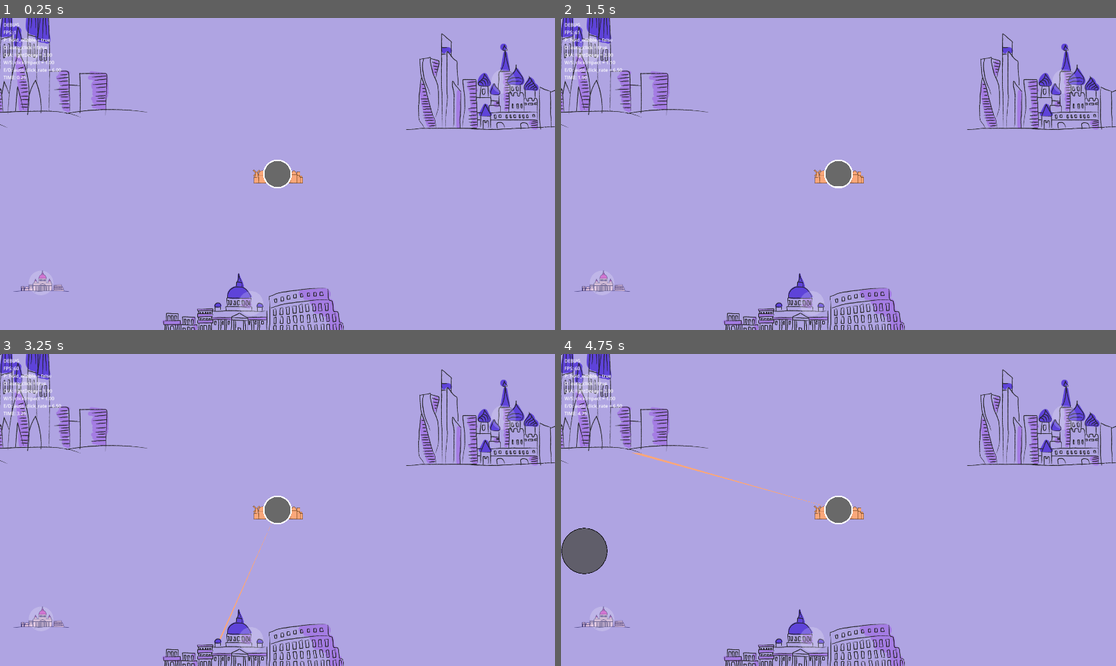
Above: before the commit, frames 1-4 (two rows, left to right).
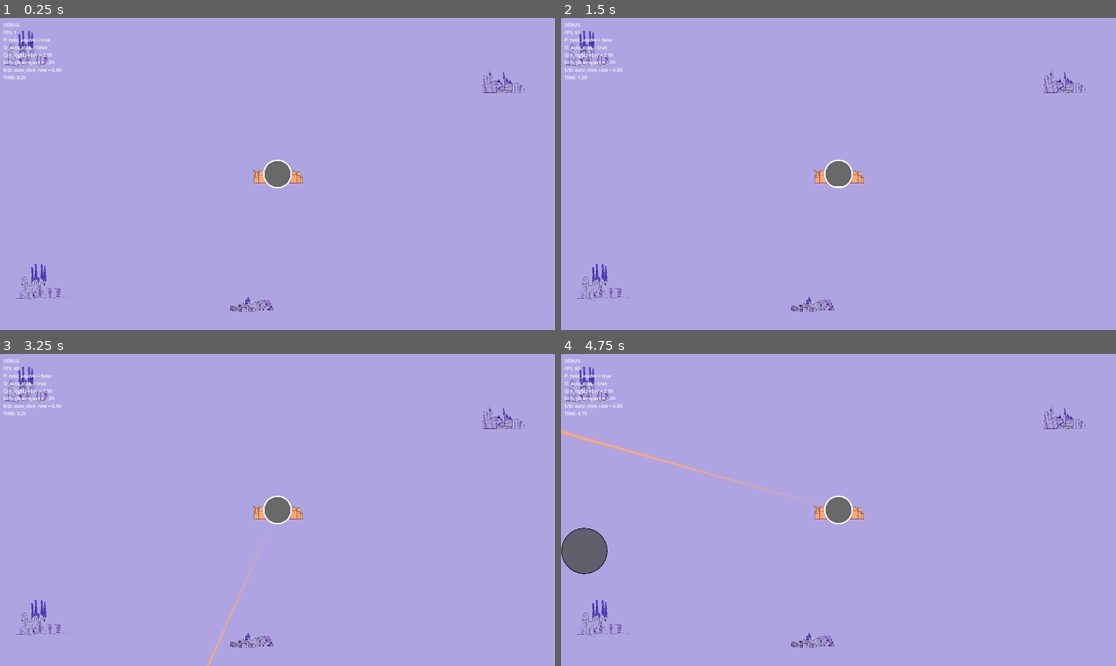
Above: after the commit, the same moments.

Repository: amirblum/OrHaolam-JLM2025
Game: Godot game, scene res://scenes/main/Main.tscn
Same seed, same stepped clock (60 frames per second), same inputs: the game is played once before the commit and once after it.
Inputs (mouse positions are in pixels of both pictures, inside the frame that each line leads up to):
- Up to frame 1 (0.25 s): no input
- Up to frame 2 (1.5 s): tap Enter at 0.5 s; move the mouse to (960, 158) at 0.52 s; hold D 0.53-1.28 s; tap P at 0.6 s; click (960, 158) at 0.67 s; tap Space at 0.77, 1.25 s; move the mouse to (727, 189) at 1.27 s; hold S from 1.28 s (still down); tap O at 1.35 s
- Up to frame 3 (3.25 s): tap Space at 1.52, 3.02 s; move the mouse to (333, 441) at 2.02 s; release S at 2.03 s; hold D 2.03-2.78 s; tap Q at 2.1 s; tap Enter at 2.75 s; move the mouse to (249, 572) at 2.77 s; hold W from 2.78 s (still down); tap E at 2.85 s; click (249, 572) at 2.92 s
- Up to frame 4 (4.75 s): tap Space at 3.5, 3.77, 4.52 s; move the mouse to (1005, 556) at 3.52 s; release W at 3.53 s; hold A from 3.53 s (still down); tap T at 3.6 s; tap Enter at 4.25 s; move the mouse to (672, 463) at 4.27 s; tap P at 4.35 s

The runs differ from the first frame. In frame 1, 6.4% of the frame differs, in the area x 0-100%, y 0-100%; in frame 2, 6.4%; in frame 3, 6.4%; in frame 4, 6.5%.

Commit message:
Changed size of cities for new art

Diff:
--- a/scenes/city/City.tscn
+++ b/scenes/city/City.tscn
@@ -1,12 +1,12 @@
 [gd_scene load_steps=4 format=3 uid="uid://d3s05mucicfji"]
 
 [ext_resource type="Script" uid="uid://dmm8n0jgou47a" path="res://scenes/city/City.gd" id="1_city"]
-[ext_resource type="Texture2D" uid="uid://4tet7ny5n4n8" path="res://assets/mockups/rome_dark.png" id="2_4an6f"]
-[ext_resource type="Texture2D" uid="uid://bb3exb61nvgii" path="res://assets/mockups/rome_light.png" id="3_ny2ux"]
+[ext_resource type="Texture2D" uid="uid://l0p2k5suw4uf" path="res://assets/finals/barcelona_dark.png" id="1_ny2ux"]
+[ext_resource type="Texture2D" uid="uid://urq03if3x0uq" path="res://assets/finals/barcelona_light.png" id="3_joggv"]
 
 [node name="City" type="Sprite2D"]
-scale = Vector2(0.85, 0.85)
-texture = ExtResource("2_4an6f")
+scale = Vector2(0.204, 0.204)
+texture = ExtResource("1_ny2ux")
 script = ExtResource("1_city")
-dark_texture = ExtResource("2_4an6f")
-light_texture = ExtResource("3_ny2ux")
+dark_texture = ExtResource("1_ny2ux")
+light_texture = ExtResource("3_joggv")
--- a/scenes/main/Main.tscn
+++ b/scenes/main/Main.tscn
@@ -1,10 +1,9 @@
-[gd_scene load_steps=11 format=3 uid="uid://bifmkrcaqpfmg"]
+[gd_scene load_steps=10 format=3 uid="uid://bifmkrcaqpfmg"]
 
 [ext_resource type="Script" uid="uid://cm6rnwvejgu0e" path="res://scenes/main/Main.gd" id="1_main"]
 [ext_resource type="PackedScene" uid="uid://bva5bjssw887x" path="res://scenes/player/Player.tscn" id="2_player"]
 [ext_resource type="PackedScene" uid="uid://d3s05mucicfji" path="res://scenes/city/City.tscn" id="3_city"]
 [ext_resource type="Texture2D" uid="uid://b38o3w1rxwl32" path="res://assets/mockups/jerusalem.png" id="4_gyg6b"]
-[ext_resource type="Texture2D" uid="uid://l0p2k5suw4uf" path="res://assets/finals/barcelona_dark.png" id="5_1rhdn"]
 [ext_resource type="PackedScene" uid="uid://dwoysonwd30mj" path="res://scenes/audio/AudioManager.tscn" id="5_dc040"]
 [ext_resource type="Texture2D" uid="uid://byw7585wbx1xx" path="res://assets/finals/moscow_dark.png" id="6_3km4f"]
 [ext_resource type="Texture2D" uid="uid://bh0mhmaav0vpo" path="res://assets/finals/moscow_light.png" id="7_qkm1d"]
@@ -38,8 +37,6 @@
 
 [node name="City1" parent="Cities" instance=ExtResource("3_city")]
 position = Vector2(98, 110)
-texture = ExtResource("5_1rhdn")
-dark_texture = ExtResource("5_1rhdn")
 spawn_rate = 0.198
 spawn_rate_variance = 0.5
 max_spawn_radius = 350.0
